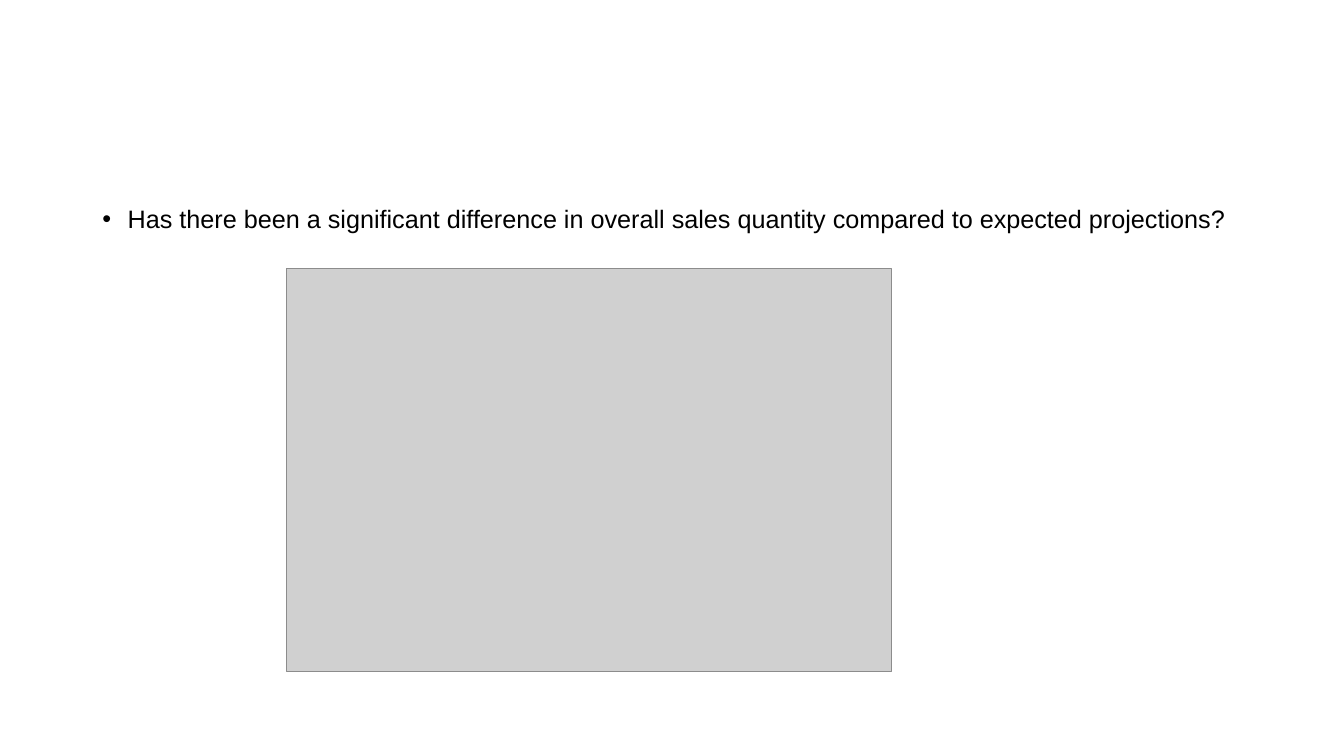
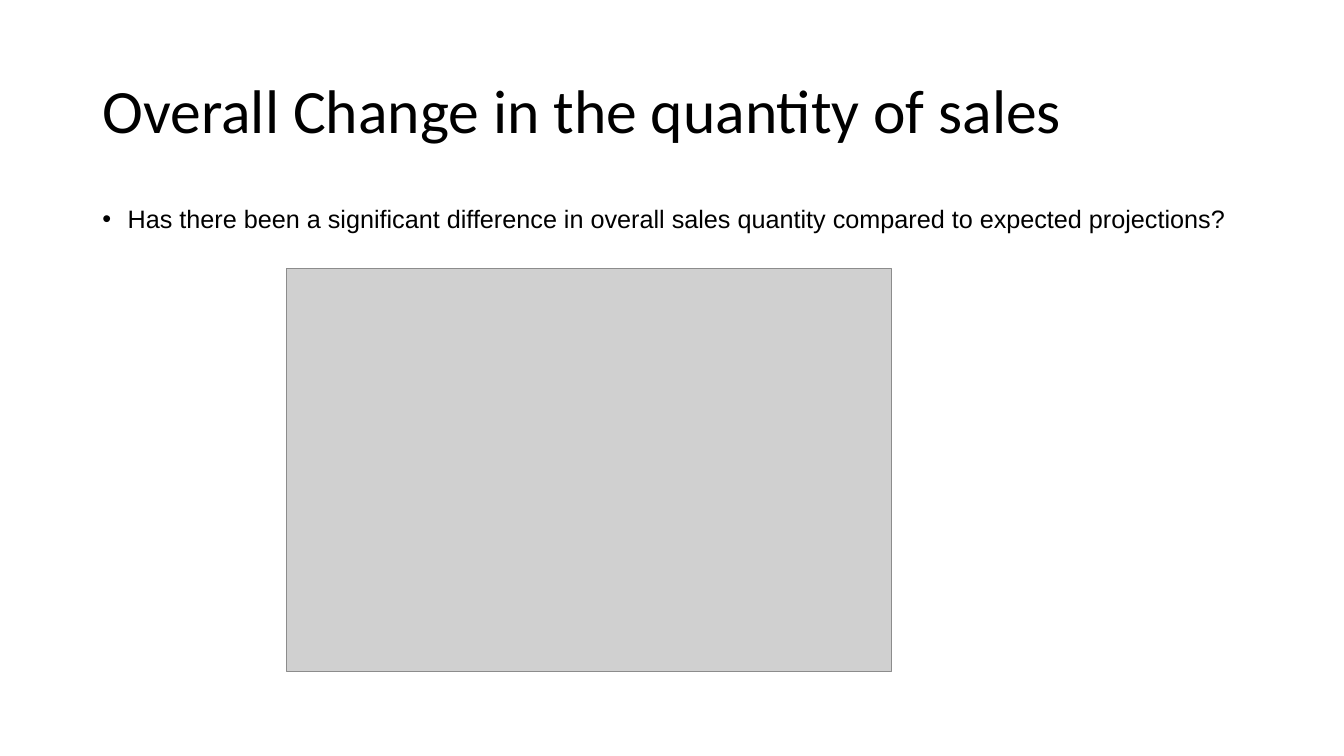
Before and after one commit to 2Delta/GT-Coding-Boot-Camp_Project-1, a slide deck: slide 6 of Project_power_point.pptx. Drawn at 1344x756 pixels with LibreOffice and Linux fonts; fonts in the diff are those of the drawing; grey boxes stand for pictures. Boxes give left, top, right and bottom in pixels: in the first picture for what was removed or moved away, otherwise in the second. Text is boxed around its words. In the diff, an @@ line names an element or a change of style, - is before the commit and + after.

```diff
--- a/Project_power_point.pptx
+++ b/Project_power_point.pptx
@@ title added at (102, 90, 1061, 144), 44 pt, text #000000 @@
+Overall Change in the quantity of sales
```
Also in this commit, not shown: 1 other slide changed, 1 other file.
